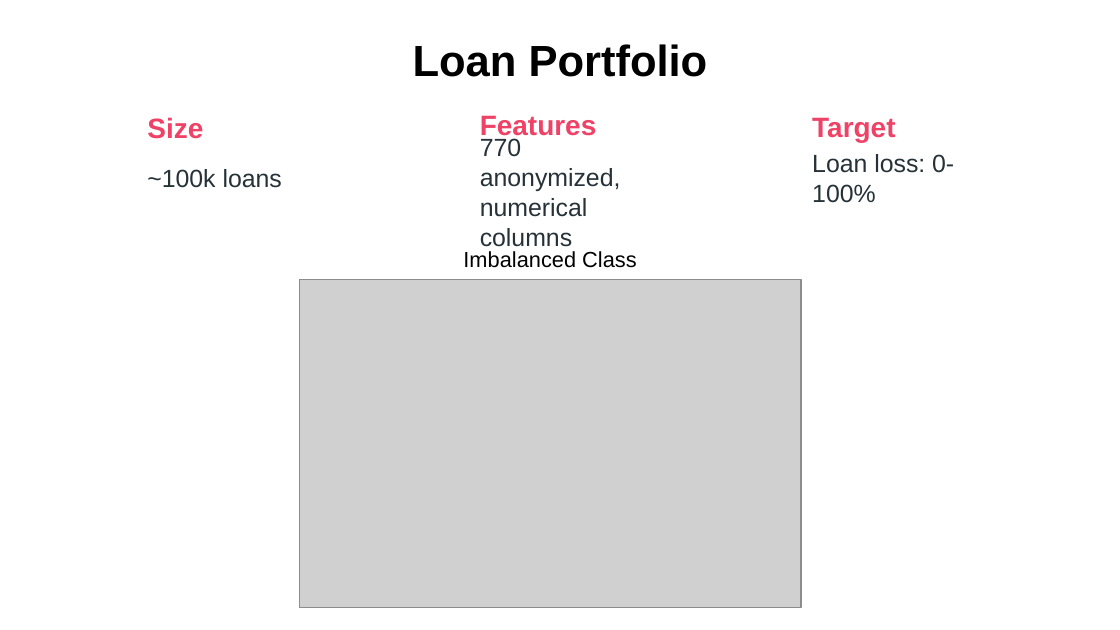
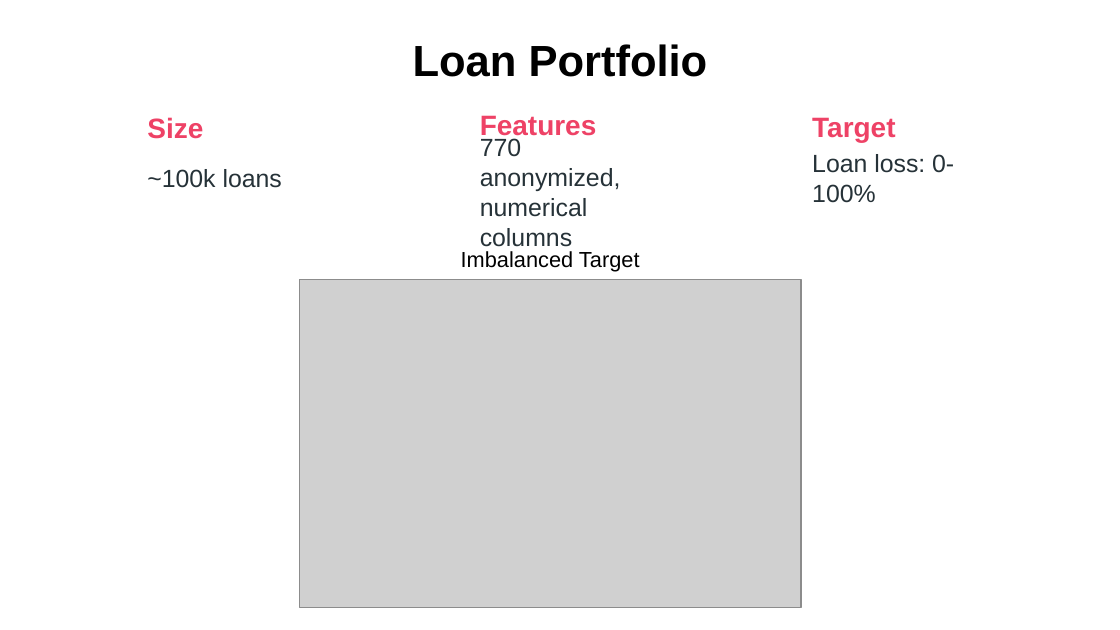
Before and after one commit to mdominguez2010/Loan-Loss, a slide deck: slide 7 of presentation/presentation_final_draft.pptx. Drawn at 1120x630 pixels with LibreOffice and Linux fonts; fonts in the diff are those of the drawing; grey boxes stand for pictures. Boxes give left, top, right and bottom in pixels: in the first picture for what was removed or moved away, otherwise in the second. Text is boxed around its words. In the diff, an @@ line names an element or a change of style, - is before the commit and + after.

```diff
--- a/presentation/presentation_final_draft.pptx
+++ b/presentation/presentation_final_draft.pptx
@@ text at [461, 251, 640, 271]: text changed @@
-Imbalanced Class
+Imbalanced Target
```
Also in this commit, not shown: 6 other slides changed, 1 other file.
